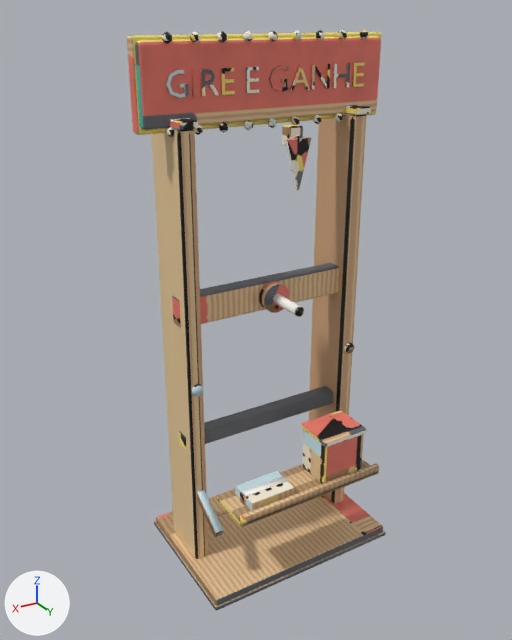
Two versions of the FBX model unity/CheckoutSimulator/Assets/Resources/EventProps2/Sorteio_WheelStand.fbx, one commit apart.
Camera for both pictures: a 50 mm camera at (2.12, 3.36, 3.29) aimed at (0.09, -0.02, 1.6). Every picture has the same lights, and +X, +Y and +Z are marked at lower left. The picture after the commit comes second. Where no turn or scale is listed for an object, it has been applied to the vertices. Vertices at exactly the same position are counted once.

Script lines for the objects in view, before the commit:
```python
me_cube_916 = bpy.data.meshes.new('Cube.916')
me_cube_916.from_pydata(...)  # 1044 vertices, 1266 faces; spans x -0.77..0.77, y -0.46..0.52, z 0.0..3.22
me_cube_916.materials.append(mat_sorteio_wheelstand_mat)  # picture img_sorteio_wheelstand_basecolor_png
ob_sorteio_wheelstand = bpy.data.objects.new('Sorteio_WheelStand', me_cube_916)
ob_sorteio_wheelstand.location = (0.0, 0.0, 0.0)
```
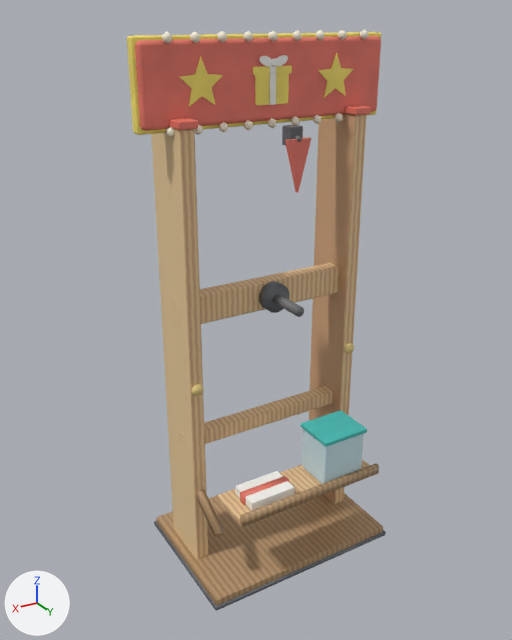
Patch to the scene script:
```diff
--- a/unity/CheckoutSimulator/Assets/Resources/EventProps2/Sorteio_WheelStand.fbx.py
+++ b/unity/CheckoutSimulator/Assets/Resources/EventProps2/Sorteio_WheelStand.fbx.py
@@ me_cube_916 @@
 # used by ob_sorteio_wheelstand; location = (0.0, 0.0, 0.0)
-me_cube_916.from_pydata(...)  # 1044 vertices, 1266 faces; spans x -0.77..0.77, y -0.46..0.52, z 0.0..3.22
+me_cube_916.from_pydata(...)  # 1042 vertices, 1255 faces; spans x -0.77..0.77, y -0.46..0.52, z 0.0..3.22
+# me_cube_916 part 1: a new loose piece, a box spanning x -0.0182..0.0182, y 0.0005..0.0055, z 3.0016..3.0432, in mat_sorteio_wheelstand_mat (picture img_sorteio_wheelstand_basecolor_png)
+# me_cube_916 part 2: a new loose piece of 48 vertices spanning x 0.0..0.09, y 0.0..0.01, z 3.04..3.1, in mat_sorteio_wheelstand_mat (picture img_sorteio_wheelstand_basecolor_png)
+# me_cube_916 part 3: a new loose piece of 48 vertices spanning x -0.09..0.0, y 0.01, z 3.04..3.1, in mat_sorteio_wheelstand_mat (picture img_sorteio_wheelstand_basecolor_png)
+# me_cube_916 part 4: a new loose piece of 40 vertices spanning x -0.12..0.12, y 0.0, z 3.0..3.04, in mat_sorteio_wheelstand_mat (picture img_sorteio_wheelstand_basecolor_png)
+# me_cube_916 part 5: the loose piece of 44 vertices spanning x 0.5..0.61, y -0.01..0.0, z 2.91..3.04 is deleted
+# me_cube_916 part 6: the loose piece of 24 vertices spanning x -0.62..-0.54, y -0.01..0.0, z 2.91..3.04 is deleted
+# me_cube_916 part 7: the loose piece of 24 vertices spanning x 0.23..0.31, y -0.01..0.0, z 2.91..3.04 is deleted
+# me_cube_916 part 8: the loose piece of 20 vertices spanning x -0.38..-0.26, y -0.01..0.0, z 2.91..3.04 is deleted
+# me_cube_916 part 9: the loose piece of 8 vertices spanning x 0.45..0.47, y -0.01..0.0, z 2.91..3.04 is deleted
+# me_cube_916 part 10
+# 137 vertices are removed from x -0.51..0.42, y -0.01..0.0, z 2.91..3.04
+# 229 faces are deleted
+# 20 vertices move from x -0.5..0.4, y -0.01..0.0, z 2.91..3.04 to x -0.48..0.48, y -0.01..0.0, z 2.86..3.1
+# 63 vertices are added at x -0.54..0.54, y -0.01..0.01, z 2.85..3.1
+# 112 new faces join them
+# me_cube_916 part 11: 860 kept faces spanning x -0.77..0.77, y -0.46..0.52, z 0.0..3.22 get new texture (UV) coordinates
+# other edits to the shape of me_cube_916 do not show in these pictures
 me_cube_916.materials.append(mat_sorteio_wheelstand_mat)
```

Boxes [x1, y1, x2, y2] around the edits, measured in the pictures (512 x 640 px):
part 1 of me_cube_916, added
    after: [270, 66, 276, 74]
part 2 of me_cube_916, added
    after: [259, 56, 272, 66]
part 3 of me_cube_916, added
    after: [275, 55, 288, 66]
part 4 of me_cube_916, added
    after: [253, 65, 292, 75]
part 5 of me_cube_916, deleted
    before: [166, 69, 189, 98]
part 6 of me_cube_916, deleted
    before: [352, 62, 365, 87]
part 7 of me_cube_916, deleted
    before: [221, 68, 235, 95]
part 8 of me_cube_916, deleted
    before: [311, 64, 330, 89]
part 9 of me_cube_916, deleted
    before: [192, 69, 197, 97]
part 10 of me_cube_916, built on
    before: [200, 63, 350, 96]
    after: [179, 53, 353, 107]
part 11 of me_cube_916, surface changed
    both: [127, 29, 386, 610]
